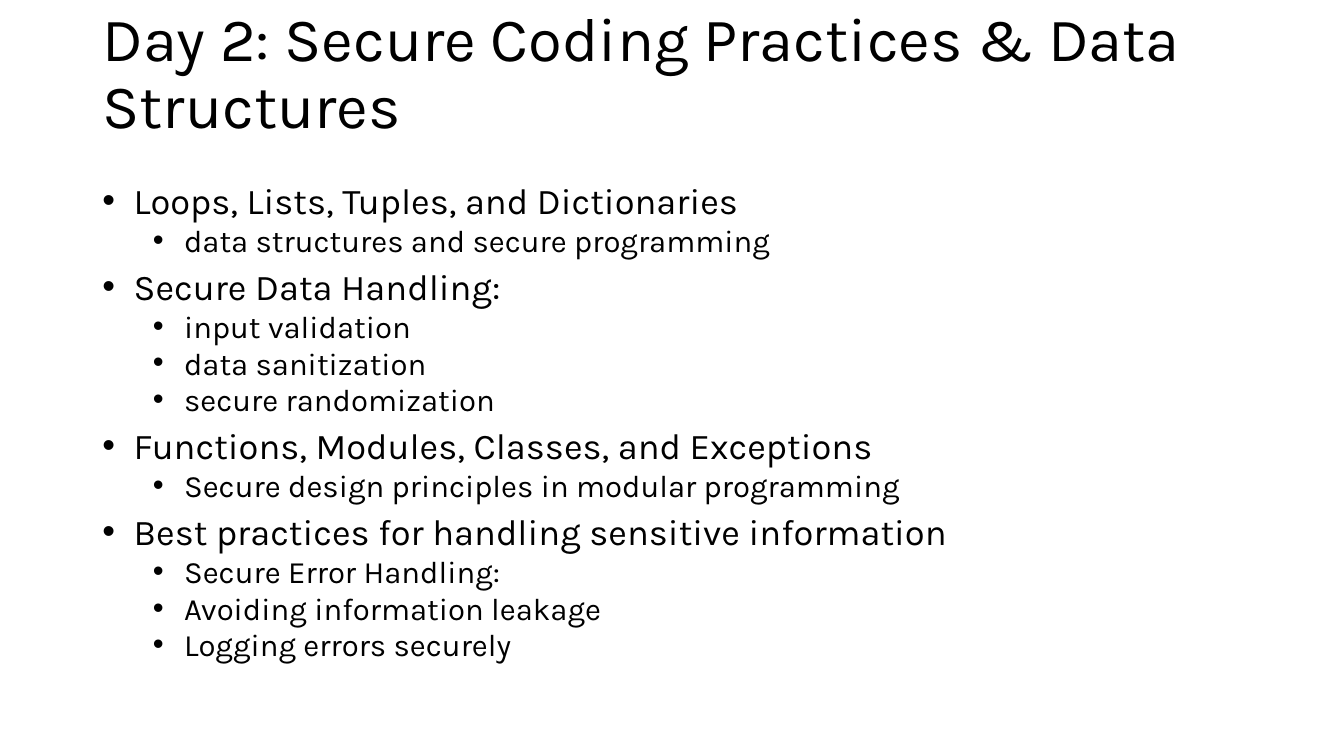
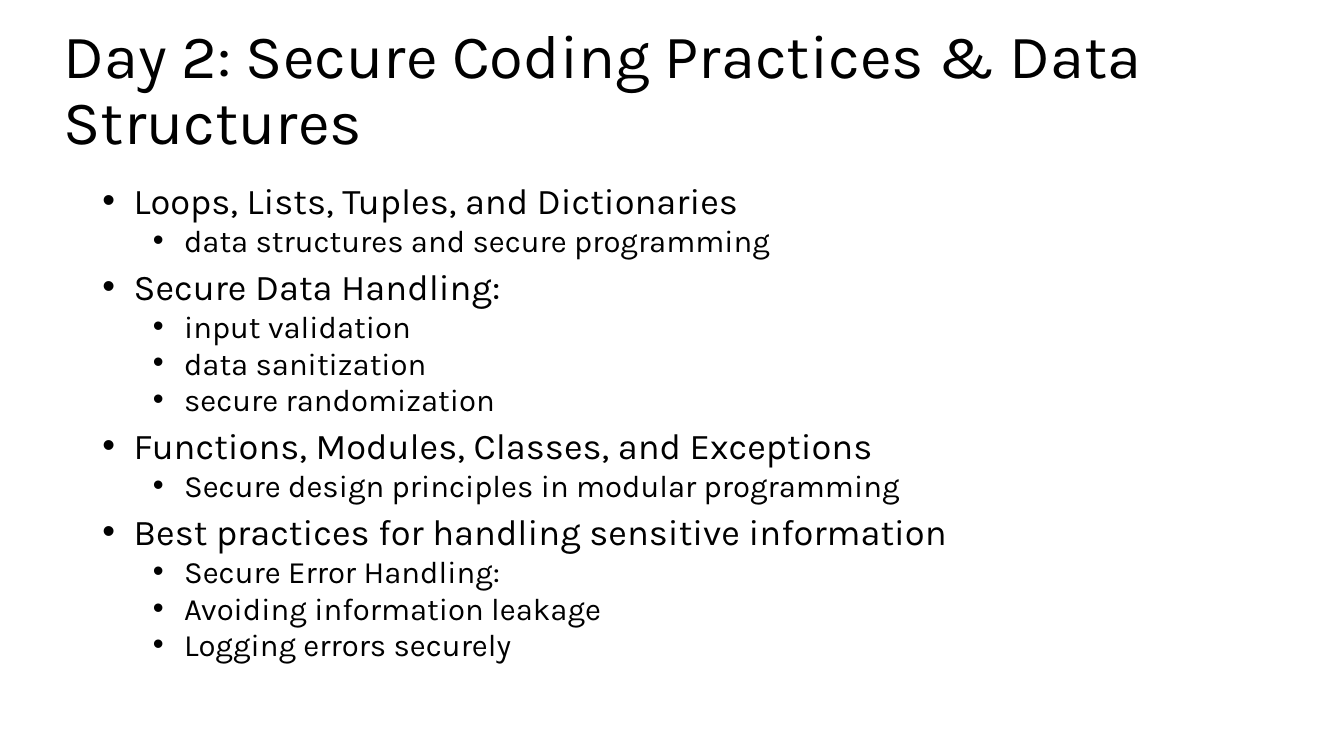
Before and after one commit to FSCJ-FacultyDev/SWC-Columbus-2025, a slide deck: slide 3 of Slides.pptx. Drawn at 1344x756 pixels with LibreOffice and Linux fonts; fonts in the diff are those of the drawing. Boxes give left, top, right and bottom in pixels: in the first picture for what was removed or moved away, otherwise in the second. Text is boxed around its words. In the diff, an @@ line names an element or a change of style, - is before the commit and + after.

```diff
--- a/Slides.pptx
+++ b/Slides.pptx
@@ title "Day 2: Secure Coding Practices ...": place and size @@
-title "Day 2: Secure Coding Practices ..." at [102,18,1180,129]
+title "Day 2: Secure Coding Practices ..." at [64,35,1142,145]
```
Also in this commit, not shown: 4 other files.
